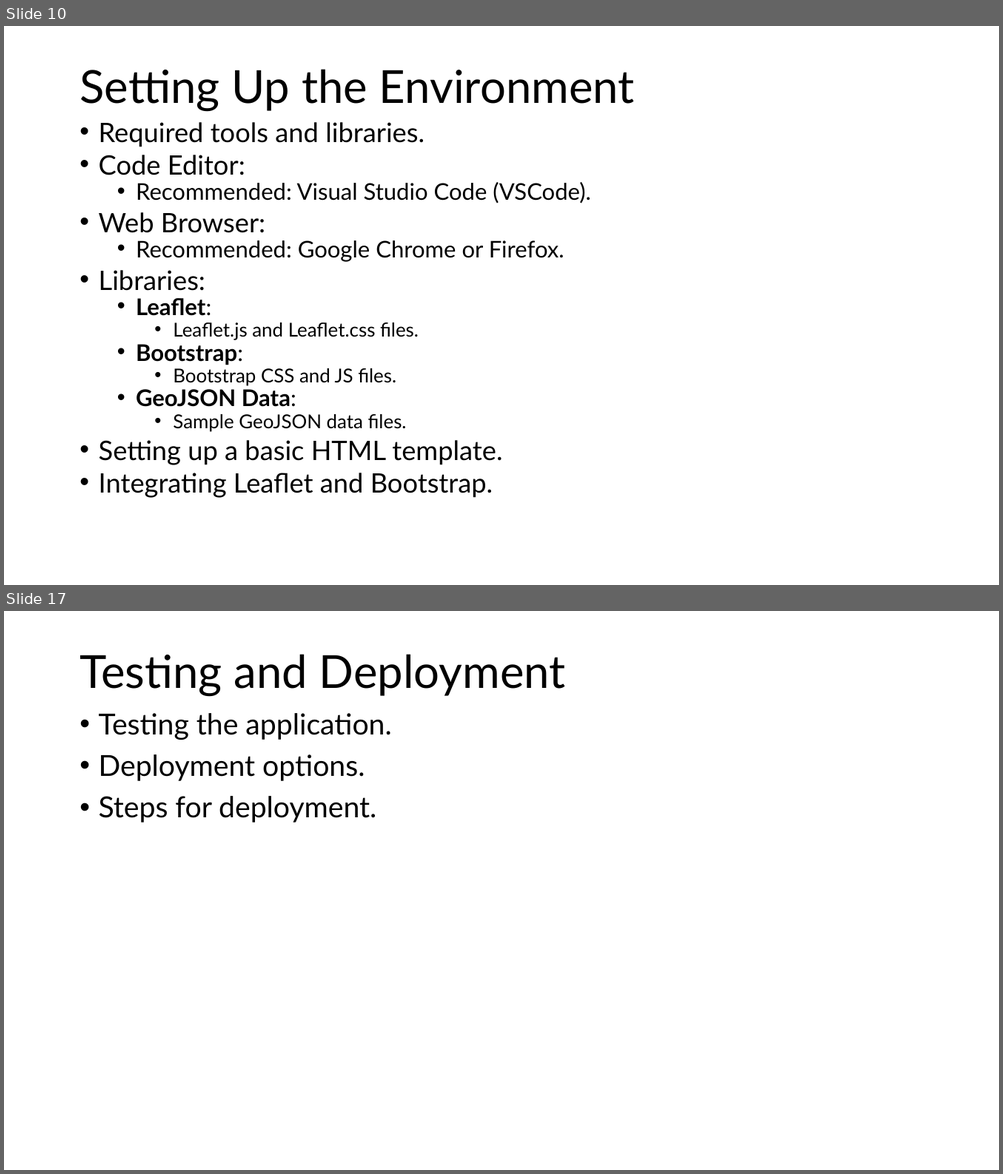
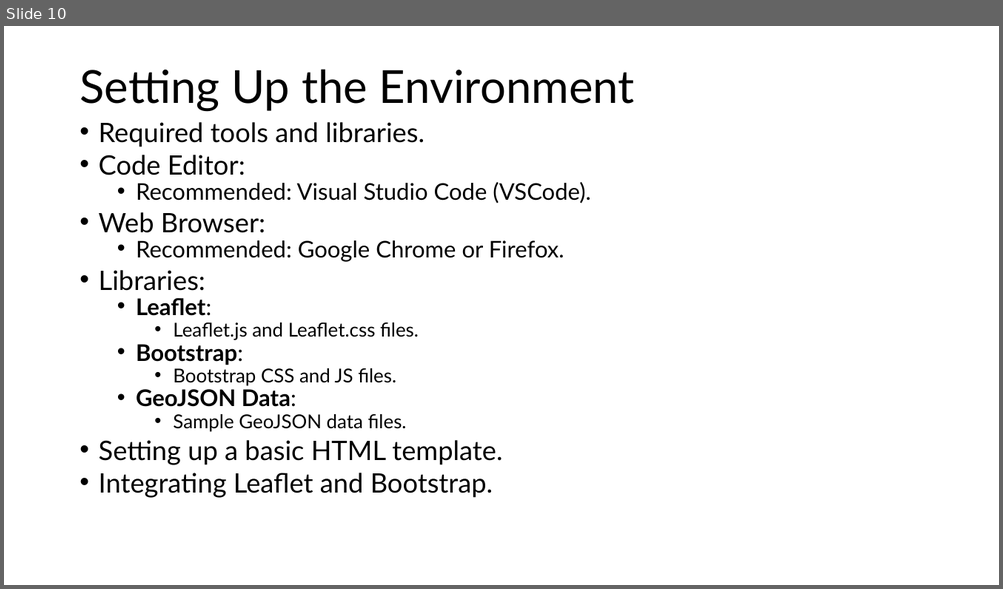
Before and after one commit to kengeospatialist/Web-Mapping, a slide deck: GIS Web Application Development.pptx. Shown one above the other, each under a label of ours: slides 10 and 17 before the commit, slide 10 after it; the slides between them are not shown. The pictures are 1003x1174 and 1003x589 pixels, drawn with LibreOffice and Linux fonts; fonts in the diff are those of the drawing. Boxes give left, top, right and bottom in pixels: in the first picture for what was removed or moved away, otherwise in the second. Text is boxed around its words. In the diff, an @@ line names an element or a change of style, - is before the commit and + after.

```diff
--- a/GIS Web Application Development.pptx
+++ b/GIS Web Application Development.pptx
@@ slide 17 removed at bbox=[4, 611, 999, 1170], background #FFFFFF @@
@@ title removed at bbox=[79, 654, 566, 696] @@
-Testing and Deployment
@@ text removed at bbox=[99, 713, 391, 823] @@
-• Testing the application.
-• Deployment options.
-• Steps for deployment.
```
Also in this commit, not shown: 5 slides changed, 1 slide added, 2 other slides removed.
